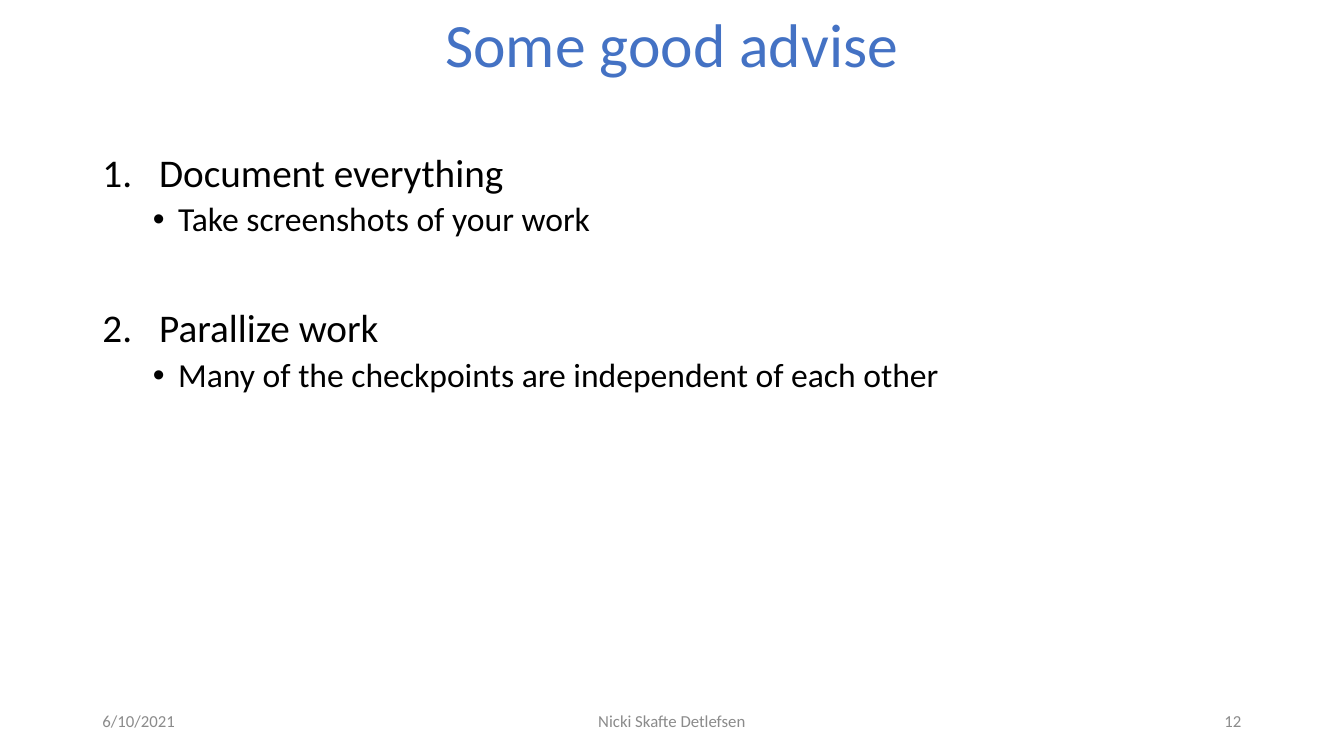
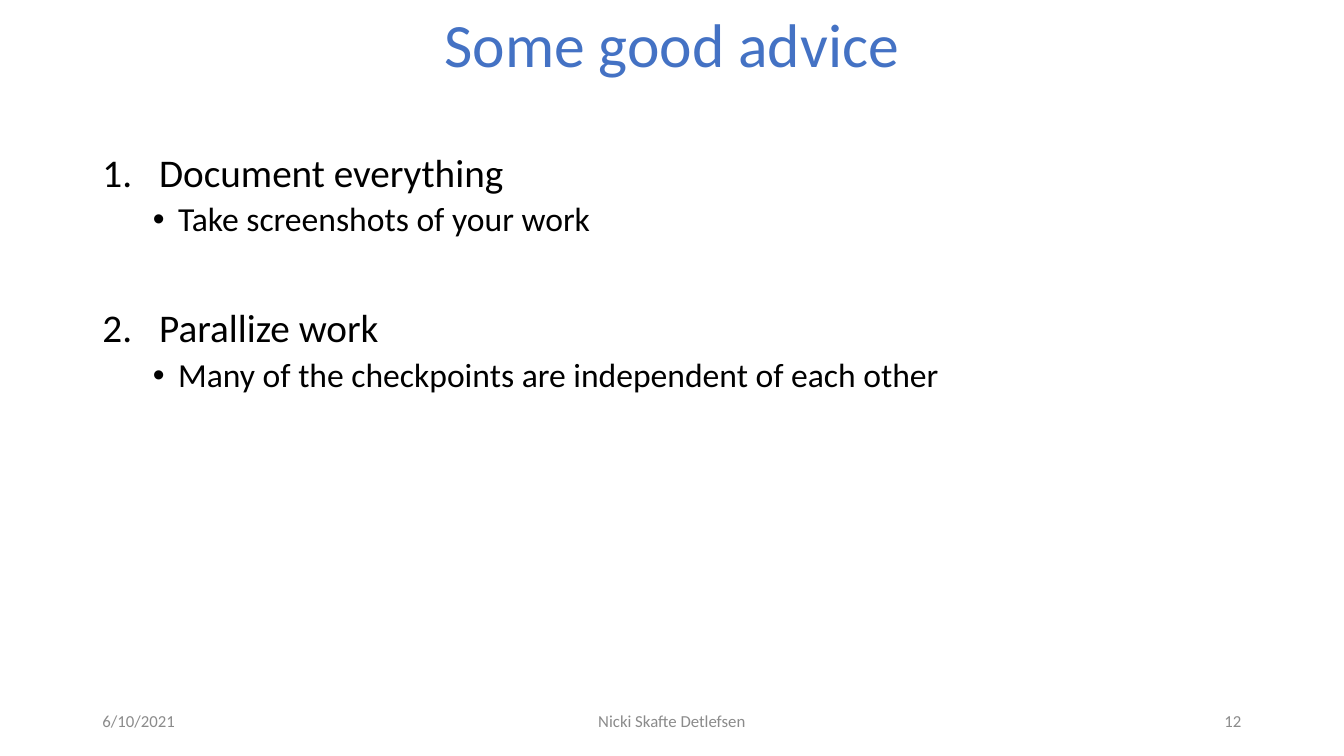
Before and after one commit to DeepEasterbunny/dtu_mlops, a slide deck: slide 12 of 05_project_overview/The_pytorch_ecosystem.pptx. Drawn at 1344x756 pixels with LibreOffice and Linux fonts; fonts in the diff are those of the drawing; background and template pictures are left out. Boxes give left, top, right and bottom in pixels: in the first picture for what was removed or moved away, otherwise in the second. Text is boxed around its words. In the diff, an @@ line names an element or a change of style, - is before the commit and + after.

```diff
--- a/05_project_overview/The_pytorch_ecosystem.pptx
+++ b/05_project_overview/The_pytorch_ecosystem.pptx
@@ title at box(444, 24, 898, 78): text changed @@
-Some good advise
+Some good advice
```
Also in this commit, not shown: 1 slide added, 1 other file.
